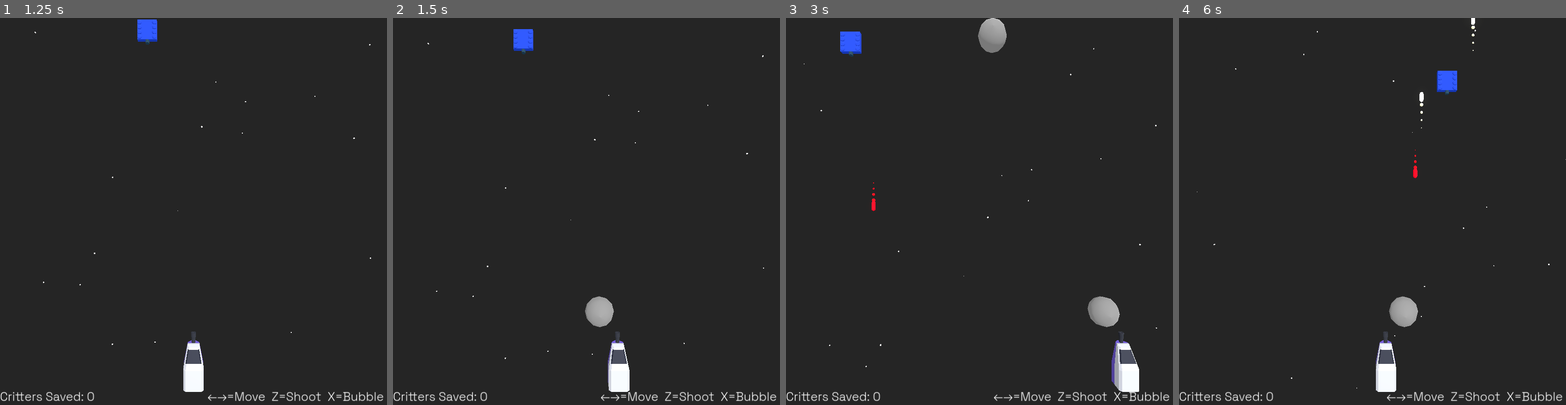
Above: before the commit, frames 1-4 (left to right).
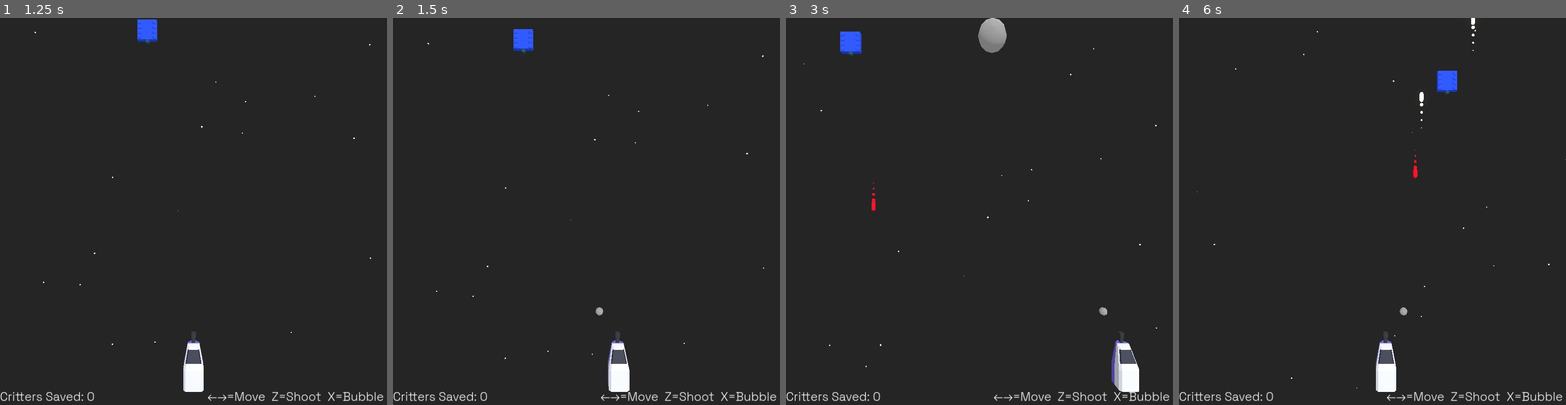
Above: after the commit, the same moments.

Repository: doctor-g/LD56
Game: Godot game, scene res://splash/splash_screen.tscn
The game is run twice, just before and just after one commit, with the same random seed, the same clock (stepped at 60 frames per second) and the same inputs.
Inputs (mouse positions are in pixels of both pictures, inside the frame that each line leads up to):
- Up to frame 1 (1.25 s): click "Begin Mission" at 0.5 s
- Up to frame 2 (1.5 s): move the mouse to (671, 192) at 1.27 s; hold D (move_right) from 1.28 s (still down); tap X (launch_bubble) at 1.35 s; click (671, 192) at 1.42 s
- Up to frame 3 (3 s): release D (move_right) at 2 s; drag from (902, 230) to (960, 288) at 2.02 s; move the mouse to (1018, 126) at 2.77 s; hold D (move_right) from 2.78 s (still down); tap X (launch_bubble) at 2.85 s
- Up to frame 4 (6 s): release D (move_right) at 3.5 s; drag from (1353, 288) to (1256, 153) at 3.52 s; move the mouse to (1488, 269) at 4.27 s; hold A (move_left) 4.28-5 s; hold Space (fire) 4.28-5 s; tap X (launch_bubble) at 4.55, 5.85 s; drag from (1256, 153) to (1314, 114) at 5.02 s; move the mouse to (1391, 211) at 5.77 s; hold A (move_left) from 5.78 s (still down); click (1391, 211) at 5.92 s

Frame 1 is identical in both runs. In frame 2, 0.4% of the frame differs, in the area x 49-58%, y 71-80%; in frame 3, 0.5%, in the area x 77-87%, y 71-80%; in frame 4, 0.4%.

Commit message:
Inflate bubble when added to scene

Diff:
--- a/project/player_ship/bubble.gd
+++ b/project/player_ship/bubble.gd
@@ -3,6 +3,13 @@
 @export var speed := 9.5
 
 var _captured_critter : Node3D
+
+@onready var _mesh := $CSGSphere3D
+
+func _ready() -> void:
+	_mesh.scale = Vector3.ZERO
+	create_tween().tween_property(_mesh, "scale", Vector3.ONE, 0.5)
+
 
 func _physics_process(delta: float) -> void:
 	# When a critter is captured, fly up toward the camera until off screen
